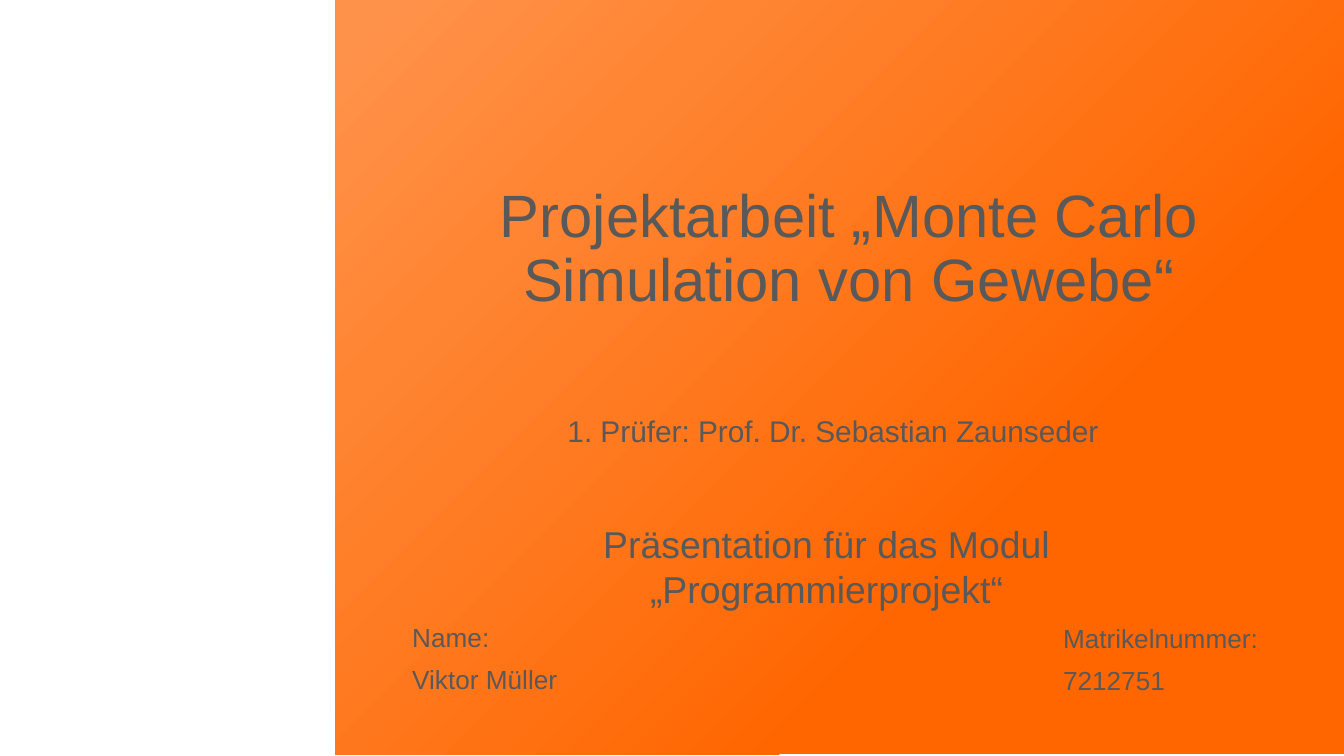
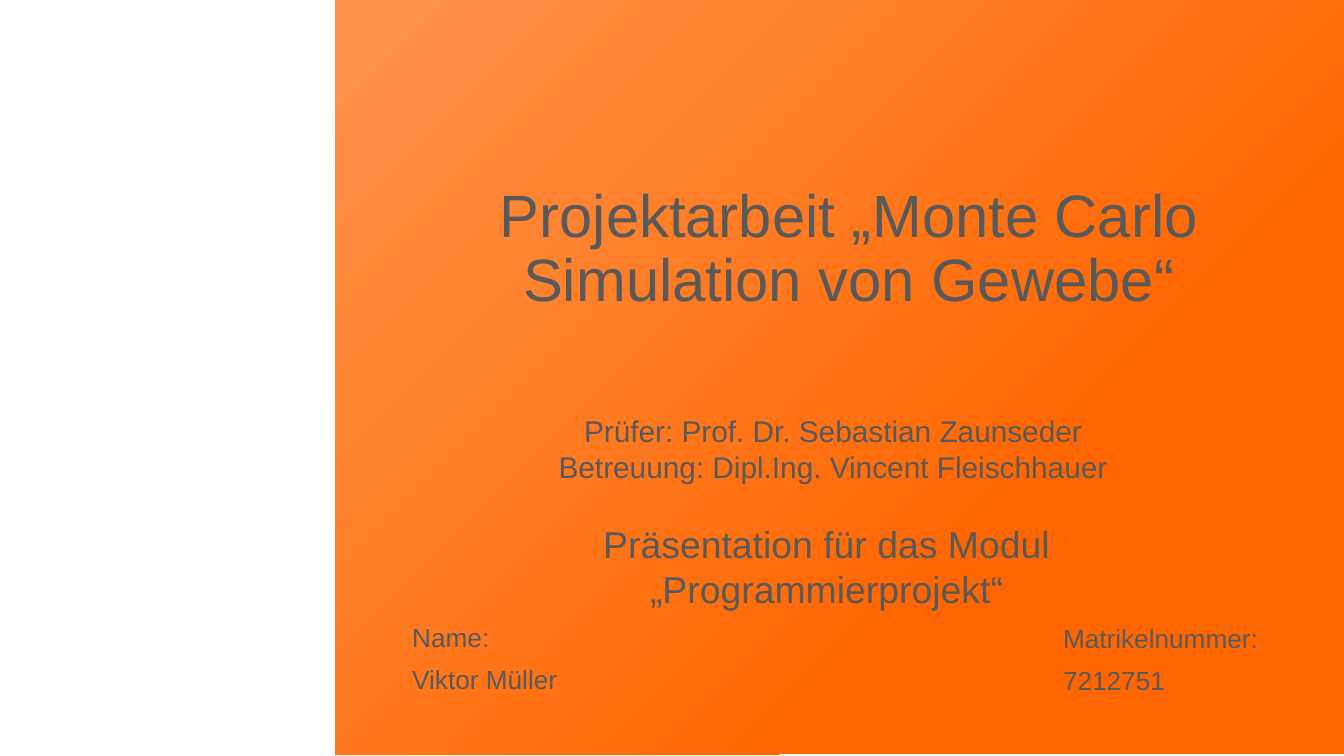
Before and after one commit to vmuelle/mcsim_for_tissue, a slide deck: slide 1 of MC_Tissue.pptx. Drawn at 1344x756 pixels with LibreOffice and Linux fonts; fonts in the diff are those of the drawing; background and template pictures are left out. Boxes give left, top, right and bottom in pixels: in the first picture for what was removed or moved away, otherwise in the second. Text is boxed around its words. In the diff, an @@ line names an element or a change of style, - is before the commit and + after.

```diff
--- a/MC_Tissue.pptx
+++ b/MC_Tissue.pptx
@@ text at (559,420,1107,483): text changed @@
-1. Prüfer: Prof. Dr. Sebastian Zaunseder
+Prüfer: Prof. Dr. Sebastian Zaunseder
+Betreuung: Dipl.Ing. Vincent Fleischhauer
```
Also in this commit, not shown: 14 other slides changed, 3 slides added, 41 other files.
